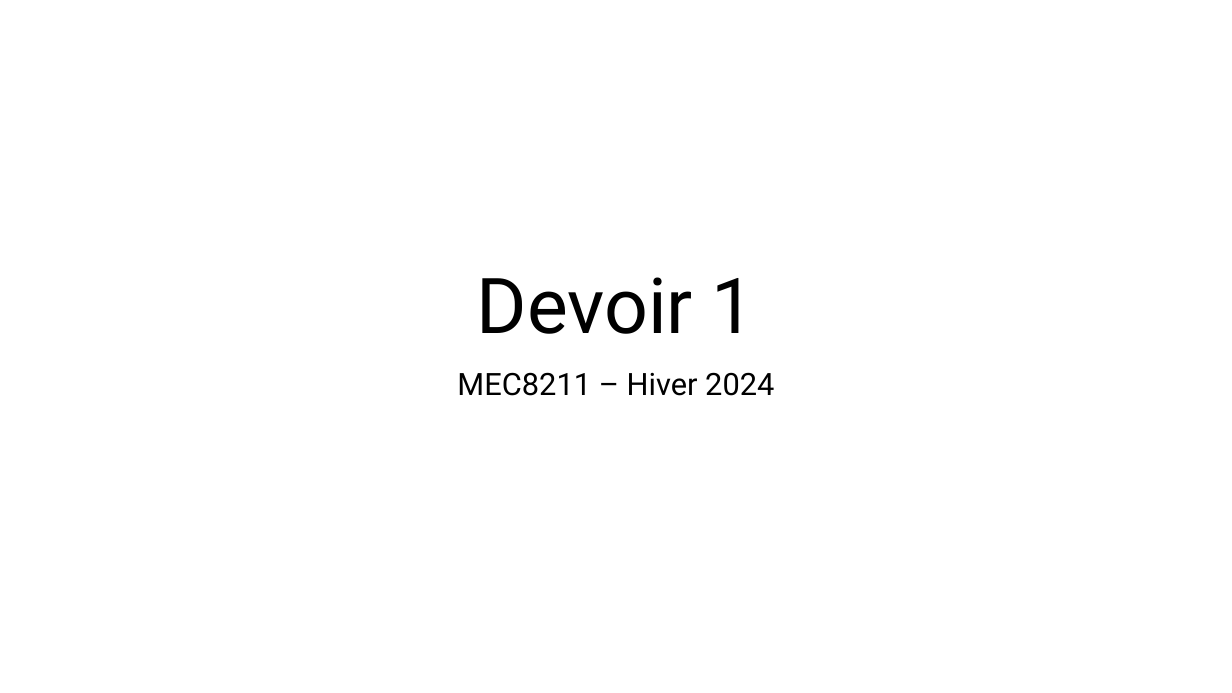
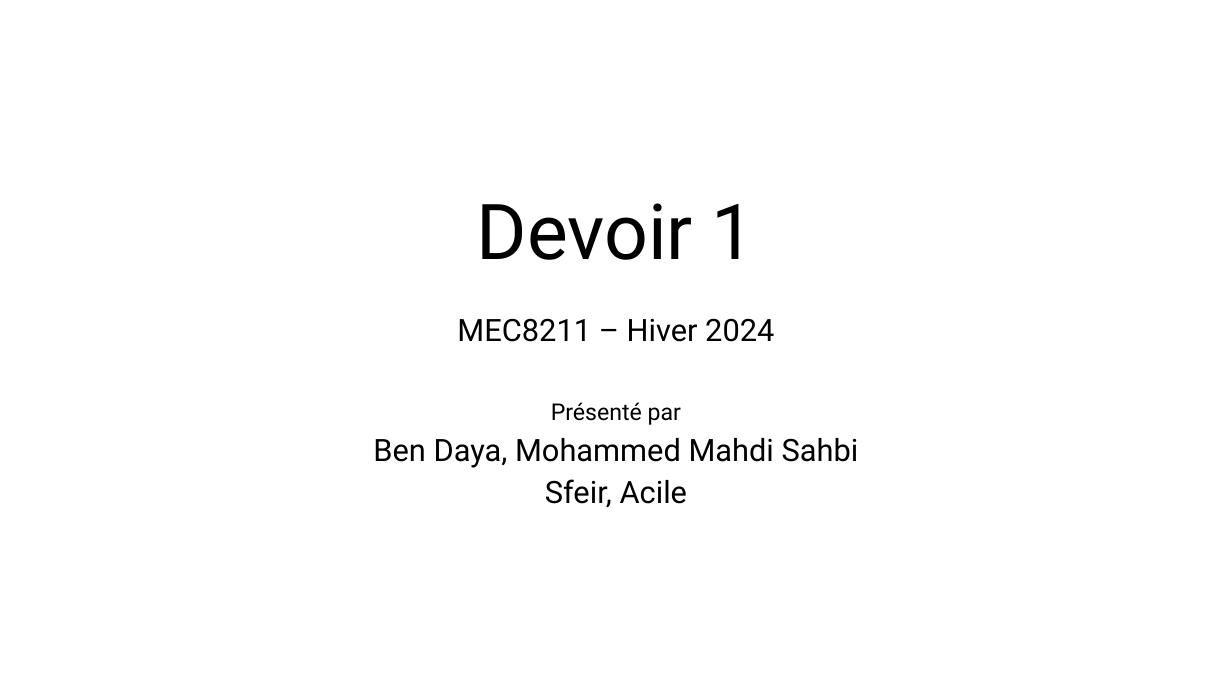
Before and after one commit to mehdibendaya/MEC8211-DEV1, a slide deck: slide 1 of Devoir_1.pptx. Drawn at 1232x693 pixels with LibreOffice and Linux fonts; fonts in the diff are those of the drawing. Boxes give left, top, right and bottom in pixels: in the first picture for what was removed or moved away, otherwise in the second. Text is boxed around its words. In the diff, an @@ line names an element or a change of style, - is before the commit and + after.

```diff
--- a/Devoir_1.pptx
+++ b/Devoir_1.pptx
@@ title "Devoir 1": place and size @@
-title "Devoir 1" at [477, 277, 755, 334]
+title "Devoir 1" at [477, 203, 755, 260]
@@ subtitle "MEC8211 – Hiver 2024": place and size @@
-subtitle "MEC8211 – Hiver 2024" at [457, 372, 774, 396]
+subtitle "MEC8211 – Hiver 2024" at [373, 318, 859, 508]
@@ subtitle at [457, 318, 774, 342]: line spacing 0.9 to 0.8 @@
@@ subtitle at [373, 402, 859, 508]: paragraphs added @@
+Présenté par
+Ben Daya, Mohammed Mahdi Sahbi
+Sfeir, Acile
```
Also in this commit, not shown: 1 other slide changed, 2 slides added, 1 slide removed.
